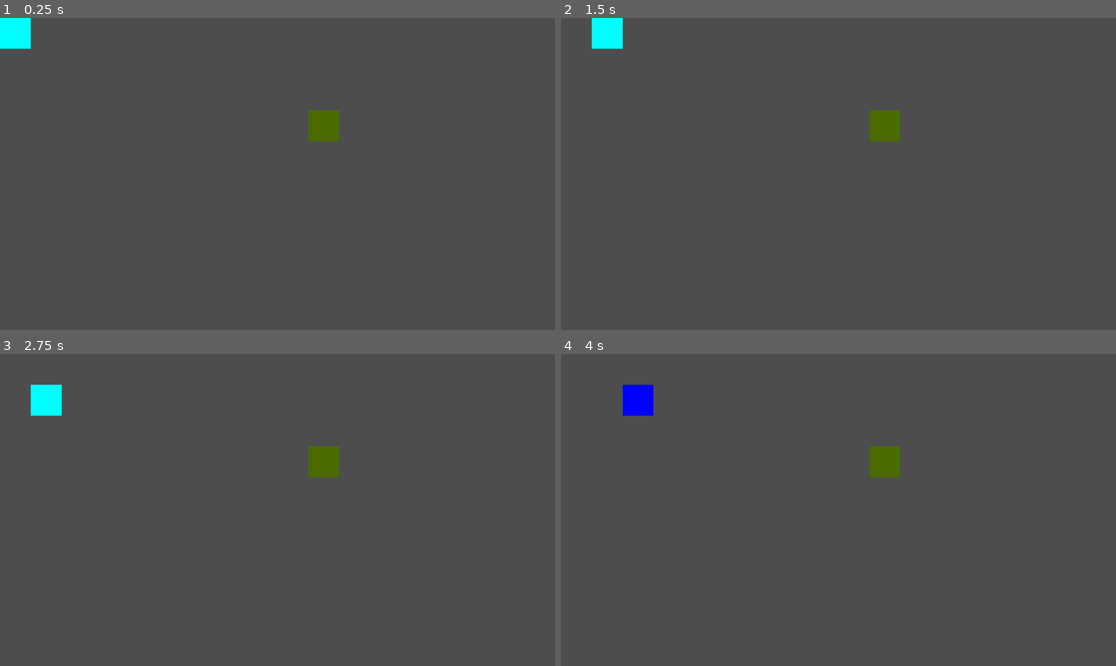
Above: before the commit, frames 1-4 (two rows, left to right).
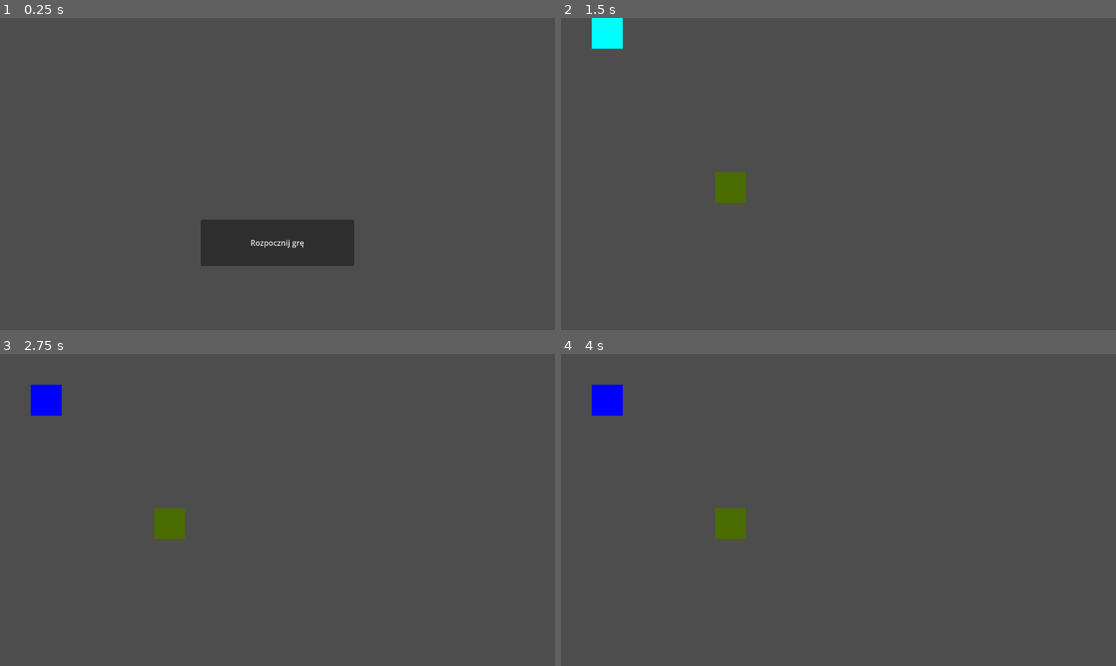
Above: after the commit, the same moments.

Repository: Adrian-Lugowski/Programowanie-gier-komputerowych
Game: Godot game, scene res://menu.tscn
Two runs of this game, one before a commit and one after it. Both use one fixed random seed, a clock stepped at 60 frames per second and the inputs below. Before the commit the project starts from res://main.tscn.
Inputs (mouse positions are in pixels of both pictures, inside the frame that each line leads up to):
- Up to frame 1 (0.25 s): no input
- Up to frame 2 (1.5 s): click (838, 242) at 0.5 s, where only the run after the commit has a clickable "Rozpocznij grę"; tap Enter (ui_accept) at 1.25 s; hold Right (ui_right) from 1.28 s (still down); hold Enter (ui_accept) from 1.28 s (still down)
- Up to frame 3 (2.75 s): release Right (ui_right) at 2.03 s; release Enter (ui_accept) at 2.03 s; hold Down (ui_down) from 2.03 s (still down); tap Enter (ui_accept) at 2.1, 2.27, 2.57 s
- Up to frame 4 (4 s): release Down (ui_down) at 2.78 s; hold Right (ui_right) 2.78-3.53 s; hold Enter (ui_accept) 2.78-3.53 s; hold Up (ui_up) from 3.53 s (still down); tap Enter (ui_accept) at 3.6, 3.77 s

The runs differ from the first frame. In frame 1, 5.1% of the frame differs, in the area x 0-64%, y 0-80%; in frame 2, 1.1%; in frame 3, 1.7%; in frame 4, 2.2%.

Commit message:
interfejs

Diff:
--- a/projekt/projekt/enemy.gd
+++ b/projekt/projekt/enemy.gd
@@ -5,4 +5,4 @@
 
 func _on_area_entered(area):
 	if area.name == "Player":
-		print("Koniec Gry")
+		get_tree().change_scene_to_file("res://game_over.tscn")
--- /dev/null
+++ b/projekt/projekt/game_over.gd
@@ -0,0 +1,4 @@
+extends Control
+
+func _on_button_pressed():
+	get_tree().change_scene_to_file("res://menu.tscn")
--- /dev/null
+++ b/projekt/projekt/game_over.tscn
@@ -0,0 +1,30 @@
+[gd_scene format=3 uid="uid://dof21nmkmug60"]
+
+[ext_resource type="Script" uid="uid://birxekc0qghd" path="res://game_over.gd" id="1_y26ei"]
+
+[node name="GameOver" type="Control" unique_id=23197882]
+layout_mode = 3
+anchors_preset = 15
+anchor_right = 1.0
+anchor_bottom = 1.0
+grow_horizontal = 2
+grow_vertical = 2
+script = ExtResource("1_y26ei")
+
+[node name="Button" type="Button" parent="." unique_id=648150513]
+layout_mode = 0
+offset_left = 394.0
+offset_top = 428.0
+offset_right = 693.0
+offset_bottom = 511.0
+text = "Powrót to menu"
+
+[node name="Label" type="Label" parent="." unique_id=1686939052]
+layout_mode = 0
+offset_left = 488.0
+offset_top = 203.0
+offset_right = 713.0
+offset_bottom = 262.0
+text = "Koniec Gry"
+
+[connection signal="pressed" from="Button" to="." method="_on_button_pressed"]
--- a/projekt/projekt/main.tscn
+++ b/projekt/projekt/main.tscn
@@ -12,6 +12,6 @@
 autostart = true
 
 [node name="Enemy" parent="." unique_id=1600282648 instance=ExtResource("2_0xm2m")]
-position = Vector2(627, 162)
+position = Vector2(345, 323)
 
 [connection signal="timeout" from="RhythmTimer" to="Player" method="_on_rhythm_timer_timeout"]
--- /dev/null
+++ b/projekt/projekt/menu.gd
@@ -0,0 +1,4 @@
+extends Control
+
+func _on_button_pressed():
+	get_tree().change_scene_to_file("res://main.tscn")
--- /dev/null
+++ b/projekt/projekt/menu.tscn
@@ -0,0 +1,22 @@
+[gd_scene format=3 uid="uid://bs6ae1utbj8io"]
+
+[ext_resource type="Script" uid="uid://bw3c5la7riuo2" path="res://menu.gd" id="1_lti8b"]
+
+[node name="Menu" type="Control" unique_id=1485359837]
+layout_mode = 3
+anchors_preset = 15
+anchor_right = 1.0
+anchor_bottom = 1.0
+grow_horizontal = 2
+grow_vertical = 2
+script = ExtResource("1_lti8b")
+
+[node name="Button" type="Button" parent="." unique_id=1695053912]
+layout_mode = 0
+offset_left = 417.0
+offset_top = 419.0
+offset_right = 735.0
+offset_bottom = 515.0
+text = "Rozpocznij grę"
+
+[connection signal="pressed" from="Button" to="." method="_on_button_pressed"]
--- a/projekt/projekt/player.gd
+++ b/projekt/projekt/player.gd
@@ -21,7 +21,7 @@
 			for enemy in all_enemies:
 				if global_position.distance_to(enemy.global_position) <= TILE_SIZE * 1.5:
 					enemy.queue_free()
-					print("Wróg pogonany")
+					get_tree().change_scene_to_file("res://win.tscn")
 		else:
 			print("Atak przerwany")
 
--- a/projekt/projekt/project.godot
+++ b/projekt/projekt/project.godot
@@ -11,7 +11,7 @@
 [application]
 
 config/name="Projekt"
-run/main_scene="uid://dr8uimd2yrwka"
+run/main_scene="uid://bs6ae1utbj8io"
 config/features=PackedStringArray("4.6", "Forward Plus")
 config/icon="res://icon.svg"
 
--- /dev/null
+++ b/projekt/projekt/win.tscn
@@ -0,0 +1,30 @@
+[gd_scene format=3 uid="uid://dg4a4671oxtiv"]
+
+[ext_resource type="Script" uid="uid://birxekc0qghd" path="res://game_over.gd" id="1_wao2c"]
+
+[node name="GameOver" type="Control" unique_id=23197882]
+layout_mode = 3
+anchors_preset = 15
+anchor_right = 1.0
+anchor_bottom = 1.0
+grow_horizontal = 2
+grow_vertical = 2
+script = ExtResource("1_wao2c")
+
+[node name="Button" type="Button" parent="." unique_id=648150513]
+layout_mode = 0
+offset_left = 394.0
+offset_top = 428.0
+offset_right = 693.0
+offset_bottom = 511.0
+text = "Powrót to menu"
+
+[node name="Label" type="Label" parent="." unique_id=1686939052]
+layout_mode = 0
+offset_left = 488.0
+offset_top = 203.0
+offset_right = 713.0
+offset_bottom = 262.0
+text = "Wygrałeś"
+
+[connection signal="pressed" from="Button" to="." method="_on_button_pressed"]
Not shown, added: projekt/projekt/game_over.gd.uid
Not shown, added: projekt/projekt/menu.gd.uid
